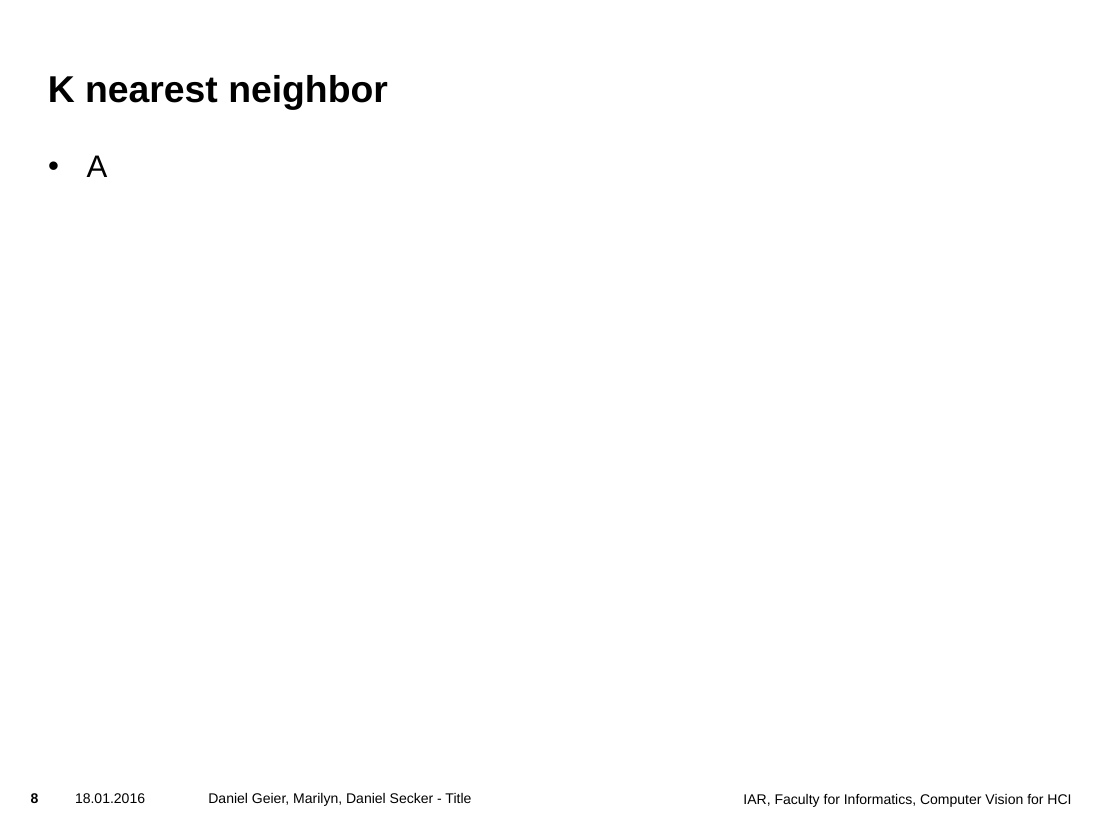
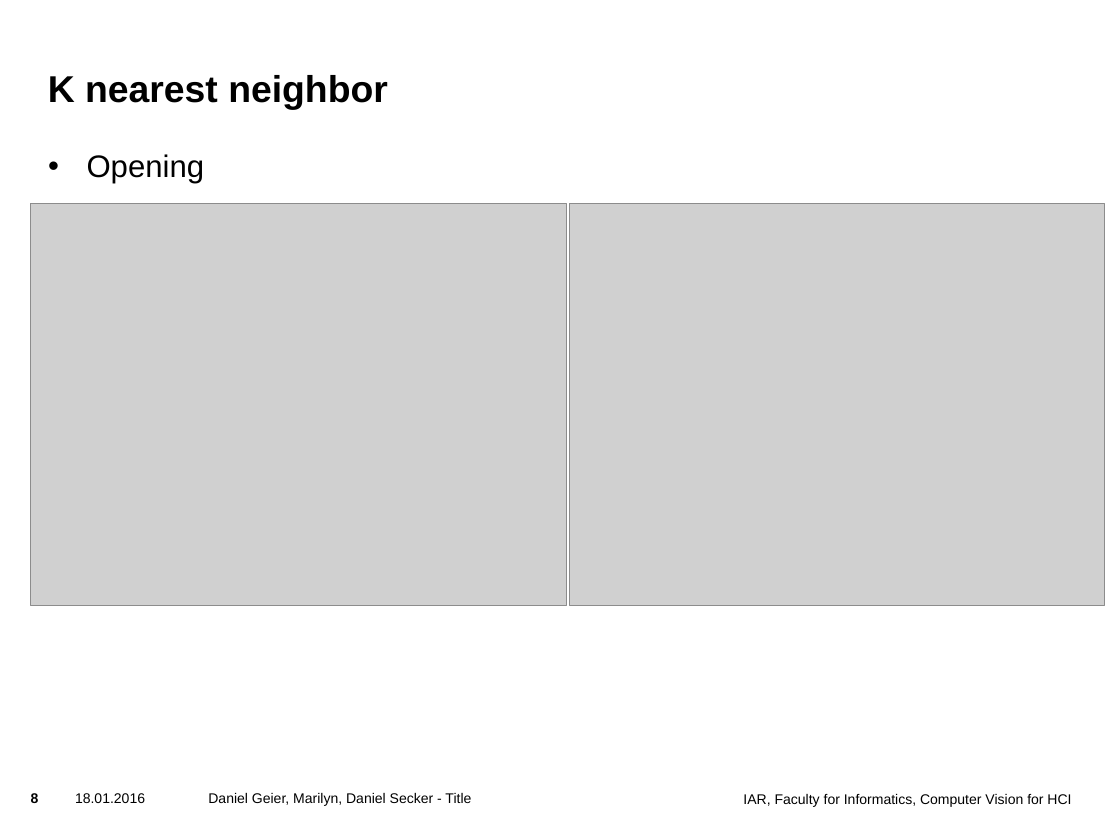
Before and after one commit to danielgeier/cvhci-team-ratonlaveur, a slide deck: slide 8 of CVPresentation.pptx. Drawn at 1120x840 pixels with LibreOffice and Linux fonts; fonts in the diff are those of the drawing; grey boxes stand for pictures; background and template pictures are left out. Boxes give left, top, right and bottom in pixels: in the first picture for what was removed or moved away, otherwise in the second. Text is boxed around its words. In the diff, an @@ line names an element or a change of style, - is before the commit and + after.

```diff
--- a/CVPresentation.pptx
+++ b/CVPresentation.pptx
@@ text at [87,154,205,184]: text changed @@
-• A
+• Opening
@@ picture added at [31,204,567,606] @@
@@ picture added at [570,204,1105,606] @@
```
Also in this commit, not shown: 1 other slide changed, 2 other files.
